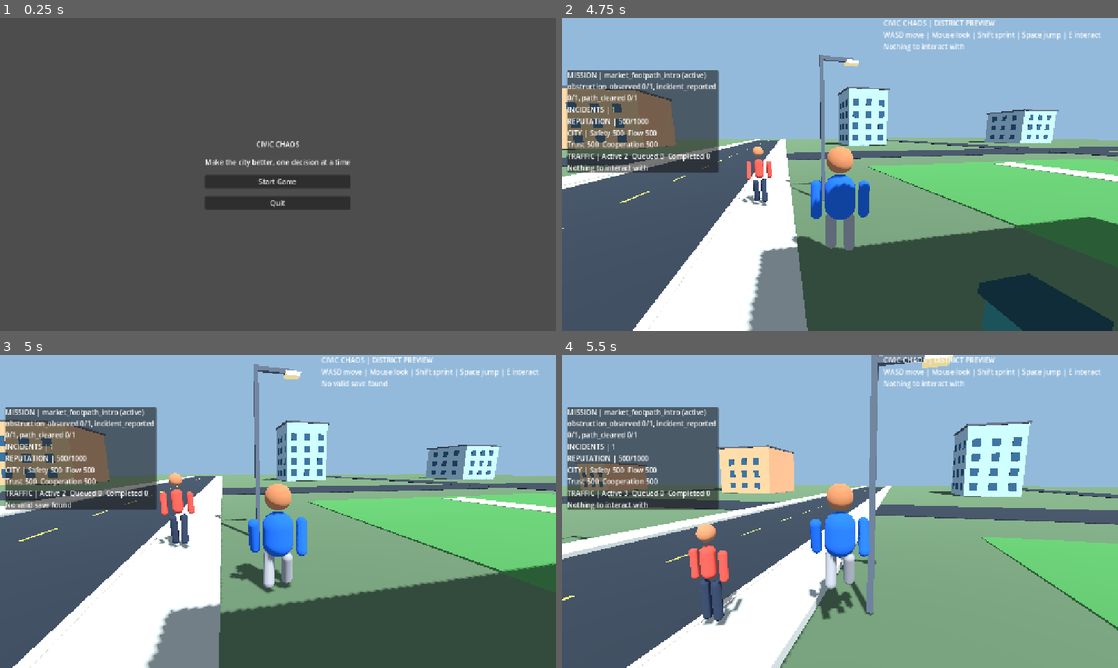
Above: before the commit, frames 1-4 (two rows, left to right).
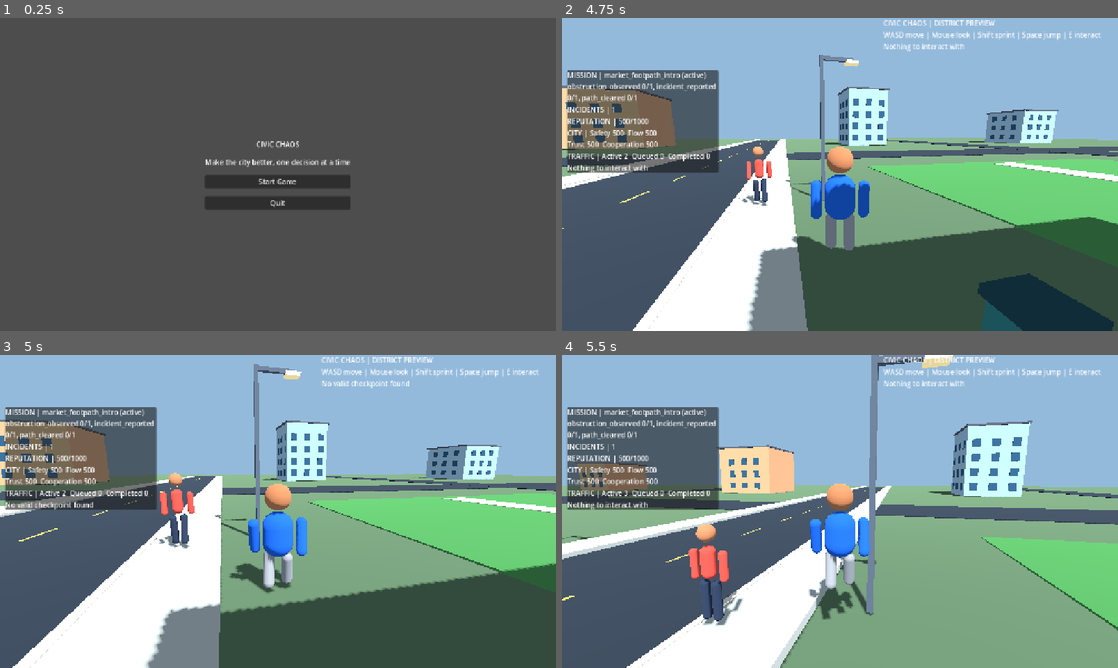
Above: after the commit, the same moments.

Repository: gauravprajapat-23/civic-chaos
Game: Godot game, scene res://scenes/core/menu.tscn
Two runs of this game, one before a commit and one after it. Both use one fixed random seed, a clock stepped at 60 frames per second and the inputs below.
Inputs (mouse positions are in pixels of both pictures, inside the frame that each line leads up to):
- Up to frame 1 (0.25 s): no input
- Up to frame 2 (4.75 s): click "Start Game" at 0.5 s; tap E (interact) at 1.25, 2.1, 3.05, 3.6 s; move the mouse to (867, 174) at 1.27 s; hold E (interact) 1.28-2.03 s; hold W (move_forward) from 1.28 s (still down); tap Space (jump) at 1.52, 2.27, 3.77, 4.52 s; move the mouse to (812, 174) at 2.02 s; move the mouse to (851, 168) at 2.77 s; hold Shift (sprint) 2.78-3.53 s; move the mouse to (834, 180) at 3.52 s; move the mouse to (878, 177) at 4.27 s; hold E (interact) from 4.28 s (still down)
- Up to frame 3 (5 s): keep holding W (move_forward); keep holding E (interact); tap F9 (load_game) at 4.9 s
- Up to frame 4 (5.5 s): keep holding W (move_forward); move the mouse to (795, 508) at 5.02 s; release E (interact) at 5.03 s; tap Shift (sprint) at 5.1 s; tap Space (jump) at 5.27 s; tap E (interact) at 5.3 s

Frames 1-2 are identical in both runs. In frame 3, 0.2% of the frame differs, in the area x 6-74%, y 8-50%; in frame 4, nothing differs.

Commit message:
feat(game-014): enable F5/F9 for active wrong-way tow checkpoints

Diff:
--- a/scripts/core/main.gd
+++ b/scripts/core/main.gd
@@ -122,27 +122,106 @@
     elif event.is_action_pressed("pause_game"):
         _toggle_pause()
     elif event.is_action_pressed("save_game"):
-        if is_instance_valid(wrong_way_world):
-            _on_interaction_message("Wrong-way mission checkpoint save is planned for GAME-014.")
-        else:
-            lifecycle.save_player(player, "", {"civic_session": gameplay_session.snapshot()})
+        _save_gameplay_checkpoint()
     elif event.is_action_pressed("load_game"):
-        if is_instance_valid(wrong_way_world):
-            _on_interaction_message("Finish or restart the wrong-way event before loading checkpoints.")
-            return
         if incident_card != null and incident_card.is_open():
             incident_card.dismiss()
-        var saved: Dictionary = SaveRepo.read_save()
-        if saved.has("civic_session") and not gameplay_session.can_restore(saved["civic_session"]):
-            _on_interaction_message("Save rejected: invalid civic progress")
-        elif lifecycle.load_player(player):
-            if saved.has("civic_session"):
-                if gameplay_session.restore(saved["civic_session"]) and gameplay_session.finished:
-                    call_deferred("_start_wrong_way_mission")
+        _load_gameplay_checkpoint()
     elif event.is_action_pressed("restart_game"):
         lifecycle.restart_game()
     elif event.is_action_pressed("return_to_menu"):
         lifecycle.return_to_menu()
+
+## GAME-014: F5/F9 saves one coherent player+civic+wrong-way document.
+## Restore is preflighted before the live game world is changed.
+func _save_gameplay_checkpoint() -> bool:
+    if gameplay_session == null:
+        return false
+    var civic: Dictionary = gameplay_session.snapshot()
+    var payload: Dictionary = {"civic_session": civic}
+    if is_instance_valid(wrong_way_world):
+        var live_state: Dictionary = wrong_way_world.snapshot()
+        var junction: Node = get_node_or_null("FourWayJunction")
+        var graph: CivicRoadGraph = null if junction == null else junction.get("road_graph") as CivicRoadGraph
+        if not CivicWrongWayLiveMission.checkpoint_valid(live_state, graph, civic):
+            _on_interaction_message("Checkpoint rejected: incomplete wrong-way mission state")
+            return false
+        payload["wrong_way_checkpoint"] = live_state
+    return lifecycle.save_player(player, "", payload)
+
+func _load_gameplay_checkpoint() -> bool:
+    var saved: Dictionary = SaveRepo.read_save()
+    if saved.is_empty():
+        _on_interaction_message("No valid checkpoint found")
+        return false
+    if not saved.has("civic_session"):
+        if is_instance_valid(wrong_way_world):
+            _on_interaction_message("Old player-only save cannot replace an active civic incident")
+            return false
+        return lifecycle.load_player(player)
+    var civic: Variant = saved["civic_session"]
+    if gameplay_session == null or not gameplay_session.can_restore(civic):
+        _on_interaction_message("Checkpoint rejected: invalid civic session")
+        return false
+    var has_live: bool = saved.has("wrong_way_checkpoint")
+    if not has_live and is_instance_valid(wrong_way_world):
+        _on_interaction_message("Checkpoint has no active wrong-way mission; restart the level to load it")
+        return false
+    var junction: Node = get_node_or_null("FourWayJunction")
+    var graph: CivicRoadGraph = null if junction == null else junction.get("road_graph") as CivicRoadGraph
+    var spawner: CivicTrafficSpawner = null if junction == null else junction.get("traffic_spawner") as CivicTrafficSpawner
+    if has_live and not CivicWrongWayLiveMission.checkpoint_valid(saved["wrong_way_checkpoint"], graph, civic):
+        _on_interaction_message("Checkpoint rejected: wrong-way incident data is inconsistent")
+        return false
+    var restored_world: CivicWrongWayLiveMission = wrong_way_world
+    var newly_prepared: bool = false
+    if has_live and not is_instance_valid(restored_world):
+        restored_world = WrongWayLiveMission.new() as CivicWrongWayLiveMission
+        restored_world.name = "WrongWayLiveMission"
+        add_child(restored_world)
+        if not restored_world.prepare_restore(self, player, graph, gameplay_session, spawner):
+            restored_world.queue_free()
+            _on_interaction_message("Checkpoint deferred: can't safely reconstruct road vehicles")
+            return false
+        newly_prepared = true
+    # Scene actor is only requested to move to an authenticated safe location.
+    # The player controller validates collision/floor before actual placement.
+    if not lifecycle.load_player(player):
+        if newly_prepared:
+            restored_world.queue_free()
+        return false
+    var old_civic: Dictionary = gameplay_session.snapshot()
+    var old_live: Dictionary = wrong_way_world.snapshot() if is_instance_valid(wrong_way_world) else {}
+    if not gameplay_session.restore(civic):
+        if newly_prepared:
+            restored_world.queue_free()
+        _on_interaction_message("Checkpoint rejected: civic restore failed")
+        return false
+    if has_live and not restored_world.restore(saved["wrong_way_checkpoint"]):
+        gameplay_session.restore(old_civic)
+        if newly_prepared:
+            restored_world.queue_free()
+        elif is_instance_valid(wrong_way_world):
+            wrong_way_world.restore(old_live)
+        _on_interaction_message("Checkpoint rejected: wrong-way world could not be rebuilt")
+        return false
+    if newly_prepared:
+        wrong_way_world = restored_world
+        _connect_wrong_way_signals(restored_world)
+    if not has_live and gameplay_session.finished:
+        call_deferred("_start_wrong_way_mission")
+    if civic_hud != null and is_instance_valid(wrong_way_world):
+        var state: Dictionary = civic_hud.current_state()
+        state.merge(wrong_way_world.hud_state(), true)
+        civic_hud.render_state(state)
+    _on_interaction_message("Checkpoint restored. Mission, vehicles and civic progress resumed.")
+    return true
+
+func _connect_wrong_way_signals(live: CivicWrongWayLiveMission) -> void:
+    if not live.incident_card_requested.is_connected(_on_wrong_way_card_requested):
+        live.incident_card_requested.connect(_on_wrong_way_card_requested)
+    if not live.feedback_changed.is_connected(_on_interaction_message):
+        live.feedback_changed.connect(_on_interaction_message)
 
 ## Once the first playable tutorial is complete, stage a second physical
 ## mission on the same west approach of the existing city road graph.
@@ -169,8 +248,7 @@
         push_warning("Wrong-way mission could not stage a clear, safe road scenario")
         return
     wrong_way_world = live
-    live.incident_card_requested.connect(_on_wrong_way_card_requested)
-    live.feedback_changed.connect(_on_interaction_message)
+    _connect_wrong_way_signals(live)
     _on_interaction_message("NEW MISSION: Wrong Way, Wrong Day. Follow the west road to the yellow report post.")
 
 func _on_incident_card_requested(state: Dictionary) -> void:
